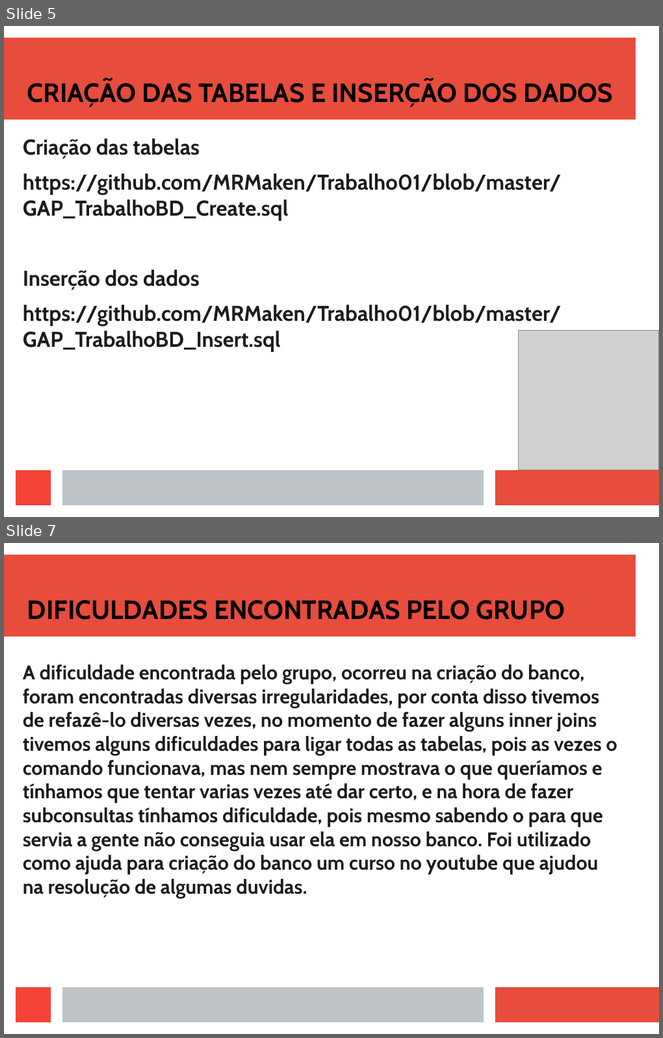
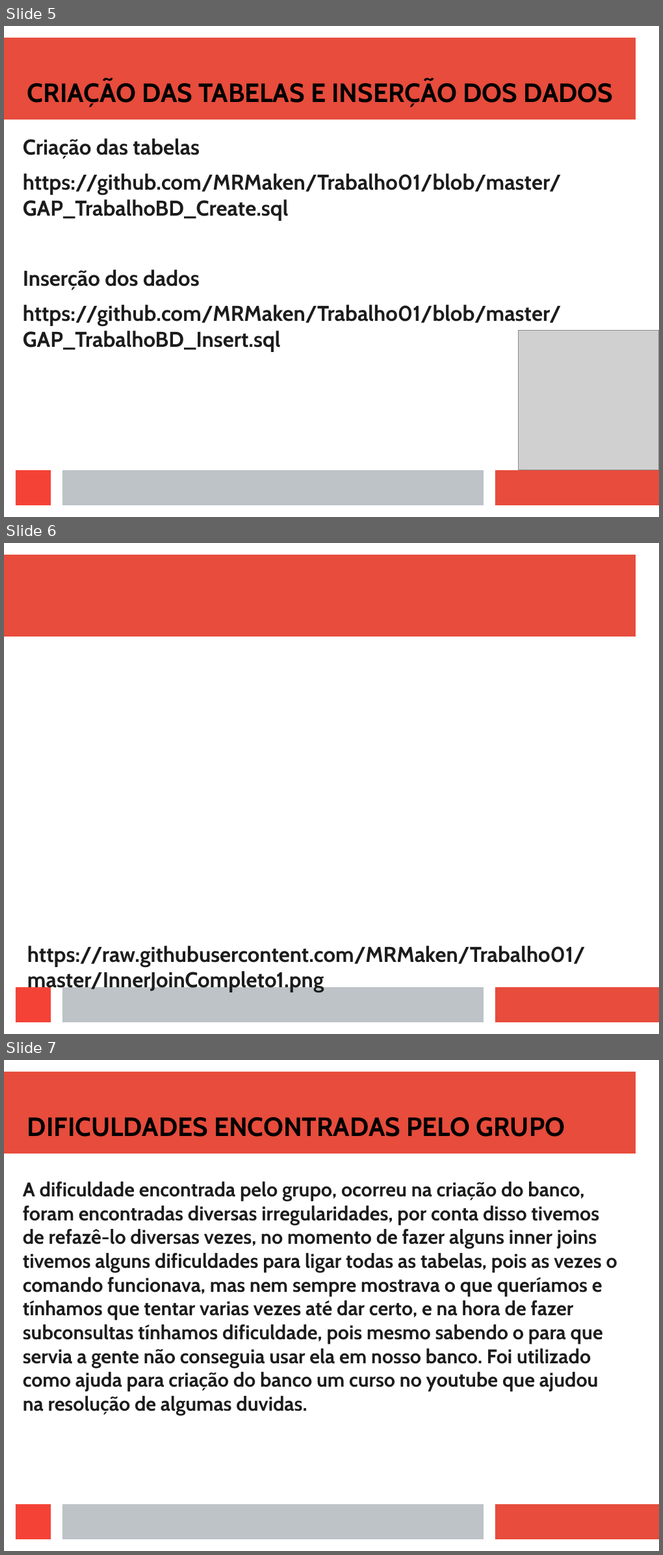
Before and after one commit to discipbdtec/Trabalho01, a slide deck: Slides Academia.odp. Shown one above the other, each under a label of ours: slides 5 and 7 before the commit, slides 5, 6 and 7 after it; the slides between them are not shown. The pictures are 663x1038 and 663x1555 pixels, drawn with LibreOffice and Linux fonts; fonts in the diff are those of the drawing; grey boxes stand for pictures; background and template pictures are left out. Boxes give left, top, right and bottom in pixels: in the first picture for what was removed or moved away, otherwise in the second. Text is boxed around its words. In the diff, an @@ line names an element or a change of style, - is before the commit and + after.

```diff
--- a/Slides Academia.odp
+++ b/Slides Academia.odp
@@ slide 6 added at (4, 543, 659, 1034), background picture (left out); not listed: 4 template elements that a slide beside it also shows @@
@@ text added at (27, 946, 585, 993), 26 pt, text #1C1C1C, bold @@
+https://raw.githubusercontent.com/MRMaken/Trabalho01/master/InnerJoinCompleto1.png
```
Also in this commit, not shown: 1 slide removed.
